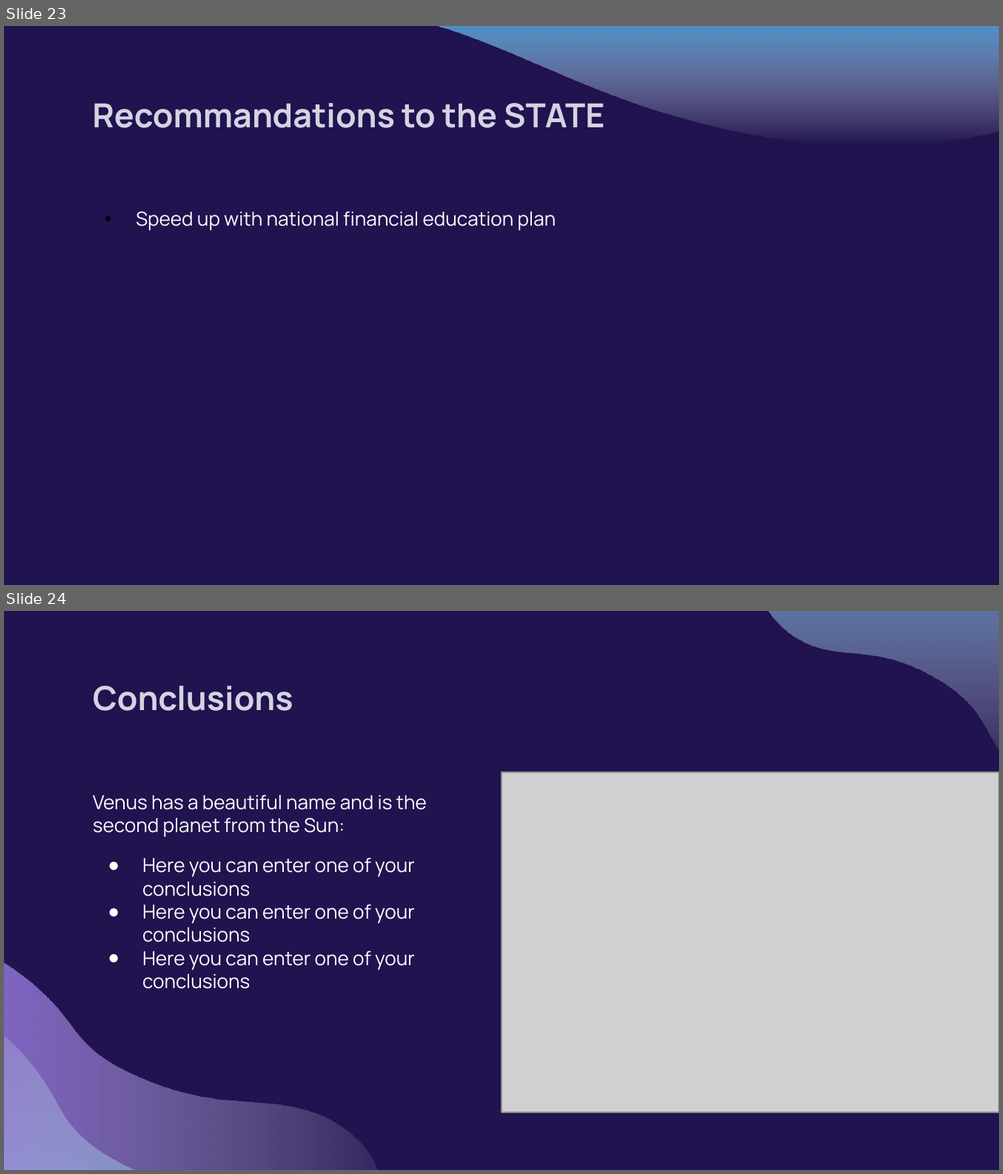
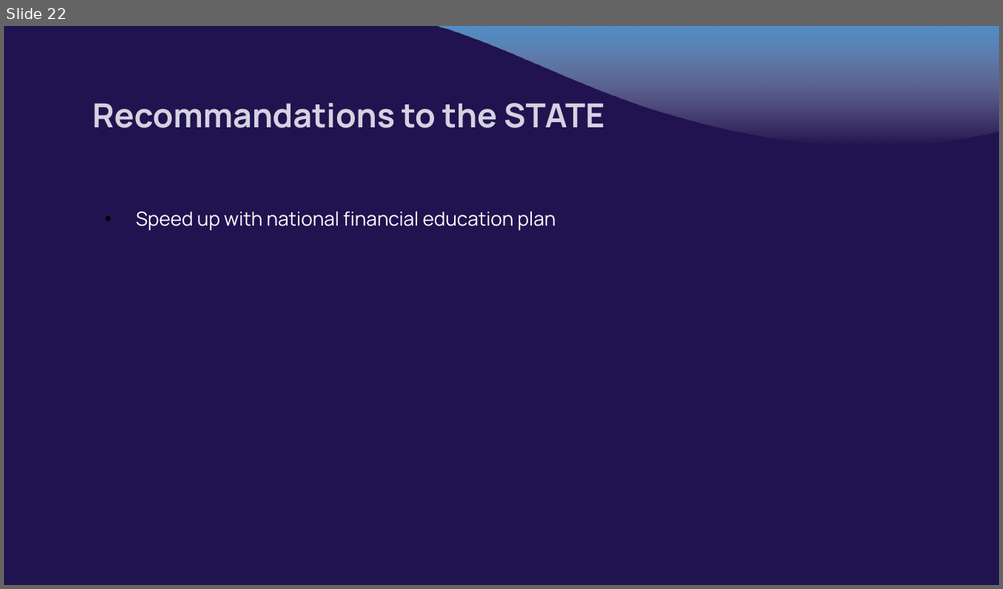
Before and after one commit to VIP509/Finance-Inclusion-1, a slide deck: Pierry Valcin Presentation.pptx. Shown one above the other, each under a label of ours: slides 23 and 24 before the commit, slide 22 after it. The pictures are 1003x1174 and 1003x589 pixels, drawn with LibreOffice and Linux fonts; fonts in the diff are those of the drawing; grey boxes stand for pictures. Boxes give left, top, right and bottom in pixels: in the first picture for what was removed or moved away, otherwise in the second. Text is boxed around its words. In the diff, an @@ line names an element or a change of style, - is before the commit and + after.

```diff
--- a/Pierry Valcin Presentation.pptx
+++ b/Pierry Valcin Presentation.pptx
@@ slide 24 removed at box(4, 611, 999, 1170), background #20134F @@
@@ freeform shape removed at box(707, 611, 999, 797) @@
@@ title removed at box(93, 686, 293, 711) @@
-Conclusions
@@ picture removed at box(501, 772, 999, 1112) @@
@@ subtitle removed at box(93, 795, 427, 989) @@
-Venus has a beautiful name and is the second planet from the Sun:
-● Here you can enter one of your conclusions
-● Here you can enter one of your conclusions
-● Here you can enter one of your conclusions
@@ freeform shape removed at box(4, 960, 441, 1170) @@
@@ freeform shape removed at box(4, 1032, 354, 1170) @@
@@ what was slide 23 is now slide 22 @@
```
Also in this commit, not shown: 4 slides changed, 1 slide added, 2 other slides removed.
